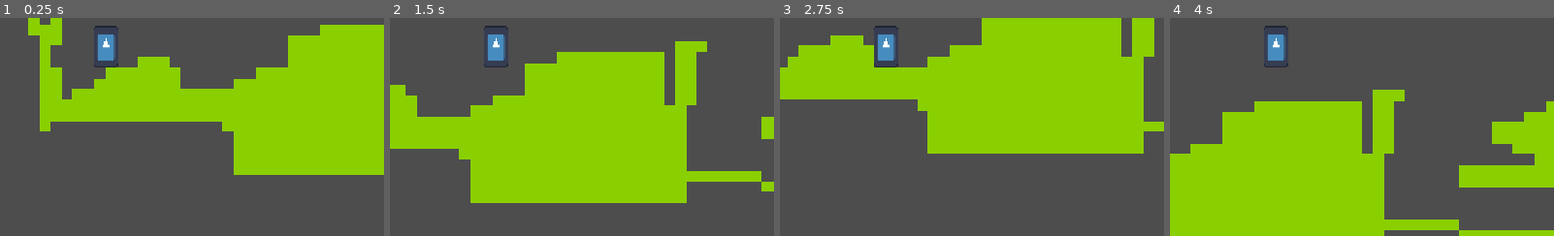
Above: before the commit, frames 1-4 (left to right).
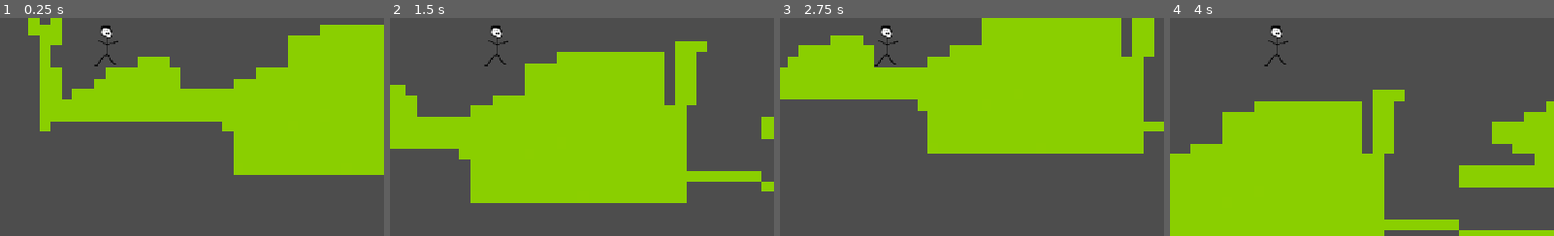
Above: after the commit, the same moments.

Repository: NotDoodlez/Jumpstart
Game: Godot game, scene res://Scenes/Main.tscn
Two runs of this game, one before a commit and one after it. Both use one fixed random seed, a clock stepped at 60 frames per second and the inputs below. The engine's default icon, where the game draws it, is replaced by a stand-in: a white triangle on a blue panel in a dark square.
Inputs (mouse positions are % of the whole screen's width and height, from its top left):
- Up to frame 1 (0.25 s): no input
- Up to frame 2 (1.5 s): tap Enter at 0.5 s; move the mouse to (72, 45) at 0.52 s; hold D (right) from 0.53 s (still down); tap Alt at 0.6 s; click (72, 45) at 0.67 s; tap W (jump) at 0.77 s; move the mouse to (29, 55) at 1.27 s; tap Shift at 1.35 s
- Up to frame 3 (2.75 s): tap W (jump) at 1.52 s; tap Space at 2 s; move the mouse to (60, 28) at 2.02 s; release D (right) at 2.03 s; hold A (left) from 2.03 s (still down); tap Alt at 2.1 s
- Up to frame 4 (4 s): tap Enter at 2.75 s; move the mouse to (44, 70) at 2.77 s; release A (left) at 2.78 s; hold D (right) from 2.78 s (still down); tap Shift at 2.85 s; click (44, 70) at 2.92 s; tap W (jump) at 3.02, 3.77 s; move the mouse to (80, 65) at 3.52 s; tap Alt at 3.6 s
The pictures show only the part of the screen within x 36-86%, y 44-94%; the shares and areas given below are measured in that part.

The runs differ from the first frame. In frame 1, 0.8% of the frame differs, in the area x 24-31%, y 3-23%; in frame 2, 0.8%; in frame 3, 0.8%; in frame 4, 0.8%.

Commit message:
added music and changed sprite for mc

Diff:
--- a/Scenes/Main.tscn
+++ b/Scenes/Main.tscn
@@ -2,11 +2,12 @@
 
 [ext_resource type="Script" uid="uid://cyhgmobnllxt4" path="res://Scenes/main.gd" id="1_jw32o"]
 [ext_resource type="Script" uid="uid://cjdk7t2cnye8c" path="res://Scenes/player.gd" id="1_kln2b"]
-[ext_resource type="Texture2D" uid="uid://dgs7utahfqn0k" path="res://icon.svg" id="2_rgh2o"]
 [ext_resource type="Texture2D" uid="uid://ceruw7br8y352" path="res://Brat-green.png" id="3_pbw6q"]
 [ext_resource type="Texture2D" uid="uid://daad4sxorgmr7" path="res://mog coin.png" id="3_rgh2o"]
 [ext_resource type="Script" uid="uid://tix81lgsc1qx" path="res://Scenes/coin.gd" id="3_v1gob"]
+[ext_resource type="Texture2D" uid="uid://cvdok7lsj33hm" path="res://stickman.png" id="4_50glp"]
 [ext_resource type="PackedScene" uid="uid://3gk5vtof4bq5" path="res://Scenes/game_ended.tscn" id="7_50glp"]
+[ext_resource type="AudioStream" uid="uid://d0ks4ifca1yq2" path="res://Week 13 - Primordial Soup MELODY.ogg" id="8_50glp"]
 
 [sub_resource type="RectangleShape2D" id="RectangleShape2D_vlew8"]
 size = Vector2(36, 64)
@@ -887,9 +888,9 @@
 offset_bottom = -322.0
 
 [node name="Sprite2D" type="Sprite2D" parent="Player" unique_id=1631397810]
-position = Vector2(-1, 1)
-scale = Vector2(0.28125003, 0.48437485)
-texture = ExtResource("2_rgh2o")
+position = Vector2(-1.4999986, 3.9999726)
+scale = Vector2(1.25, 1.3333329)
+texture = ExtResource("4_50glp")
 
 [node name="CollisionShape2D" type="CollisionShape2D" parent="Player" unique_id=2126295135]
 position = Vector2(-1, 0)
@@ -911,5 +912,10 @@
 tile_map_data = PackedByteArray("AAAGACQAAAALAAcAAAAGACMAAAALAAcAAAAHACMAAAALAAcAAAAIACMAAAALAAcAAAAJACMAAAALAAcAAAAJAC …(17792 unchanged characters)…
 tile_set = SubResource("TileSet_vlew8")
 
+[node name="mainmusic" type="AudioStreamPlayer" parent="." unique_id=1255351132]
+stream = ExtResource("8_50glp")
+autoplay = true
+parameters/looping = true
+
 [connection signal="body_entered" from="Coin" to="Player" method="_on_coin_body_entered"]
 [connection signal="body_entered" from="Coin" to="Coin" method="_on_body_entered"]
Not shown, added: Week 13 - Primordial Soup MELODY.ogg.import
Binary file added: stickman.aseprite
Binary file added: stickman.png
Not shown, added: stickman.png.import
Not shown, added: Week 13 - Primordial Soup MELODY.ogg
